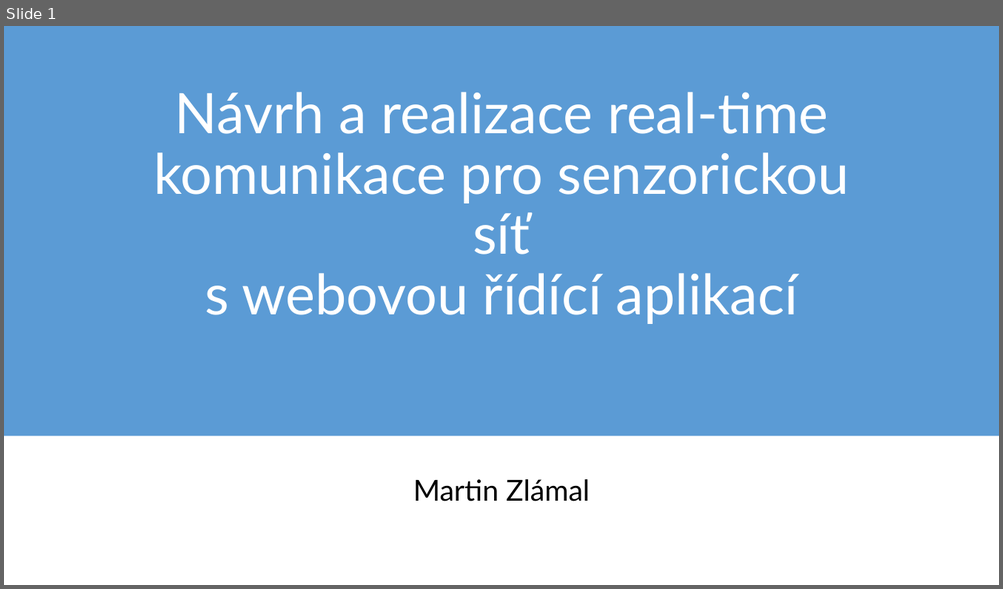
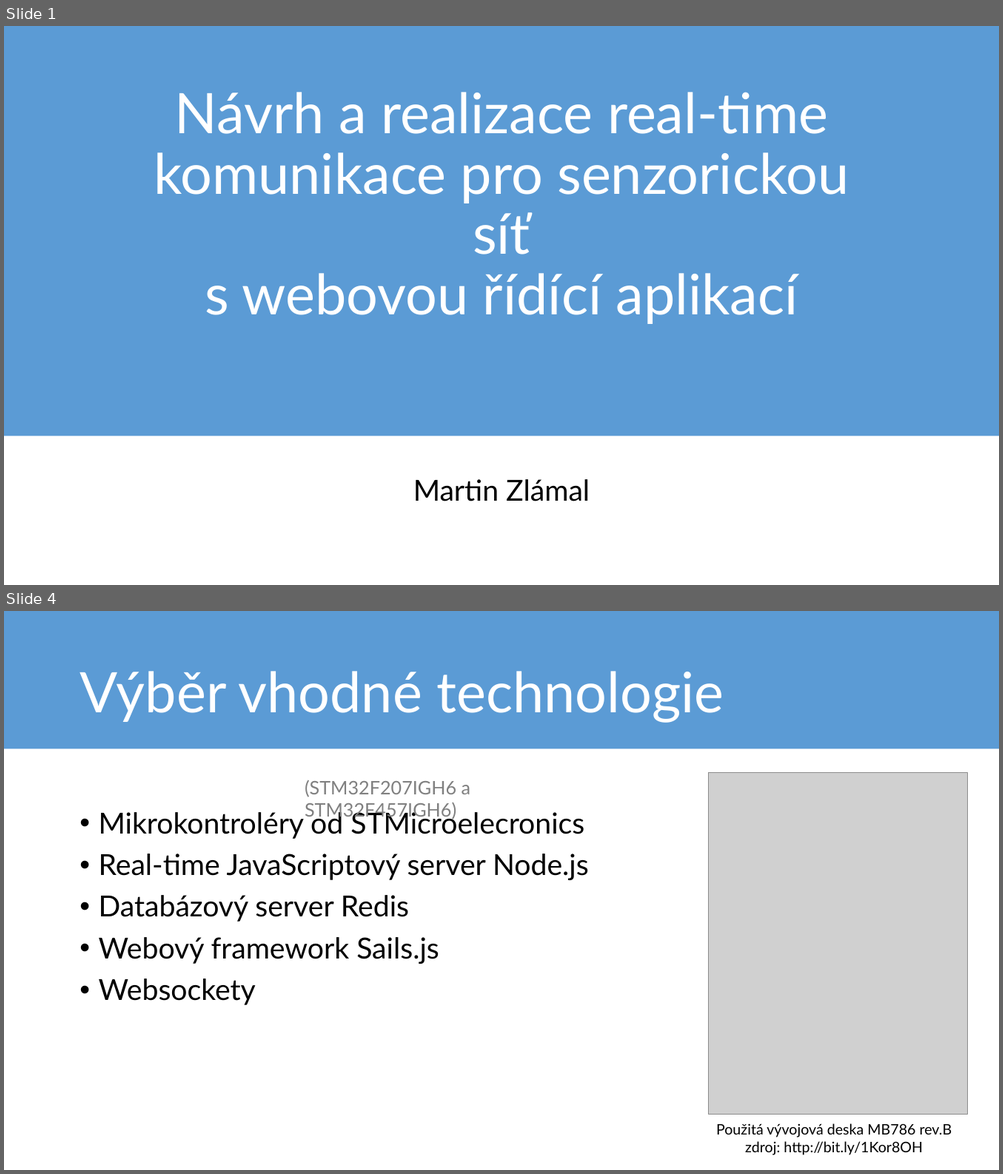
Before and after one commit to mrtnzlml-archive/Real-time-WS, a slide deck: obhajoba.pptx. Shown one above the other, each under a label of ours: slide 1 before the commit, slides 1 and 4 after it; the slides between them are not shown. The pictures are 1003x589 and 1003x1174 pixels, drawn with LibreOffice and Linux fonts; fonts in the diff are those of the drawing; grey boxes stand for pictures. Boxes give left, top, right and bottom in pixels: in the first picture for what was removed or moved away, otherwise in the second. Text is boxed around its words. In the diff, an @@ line names an element or a change of style, - is before the commit and + after.

```diff
--- a/obhajoba.pptx
+++ b/obhajoba.pptx
@@ slide 4 added at box(4, 611, 999, 1170), background #FFFFFF @@
@@ rectangle added at box(4, 611, 999, 749), fill #5B9BD5 @@
@@ title added at box(79, 671, 723, 723), 54 pt, text #FFFFFF @@
+Výběr vhodné technologie
@@ text added at box(304, 780, 471, 820), 18 pt, text #808080 @@
+(STM32F207IGH6 a STM32F457IGH6)
@@ picture added at box(708, 773, 967, 1116) @@
@@ text added at box(99, 809, 589, 1005), 28 pt, text #000000 @@
+• Mikrokontroléry od STMicroelecronics
+• Real-time JavaScriptový server Node.js
+• Databázový server Redis
+• Webový framework Sails.js
+• Websockety
@@ text added at box(716, 1124, 952, 1156), 14 pt, text #000000 @@
+Použitá vývojová deska MB786 rev.B
+zdroj: http://bit.ly/1Kor8OH
```
Also in this commit, not shown: 6 slides changed, 1 slide removed, 15 other files.
